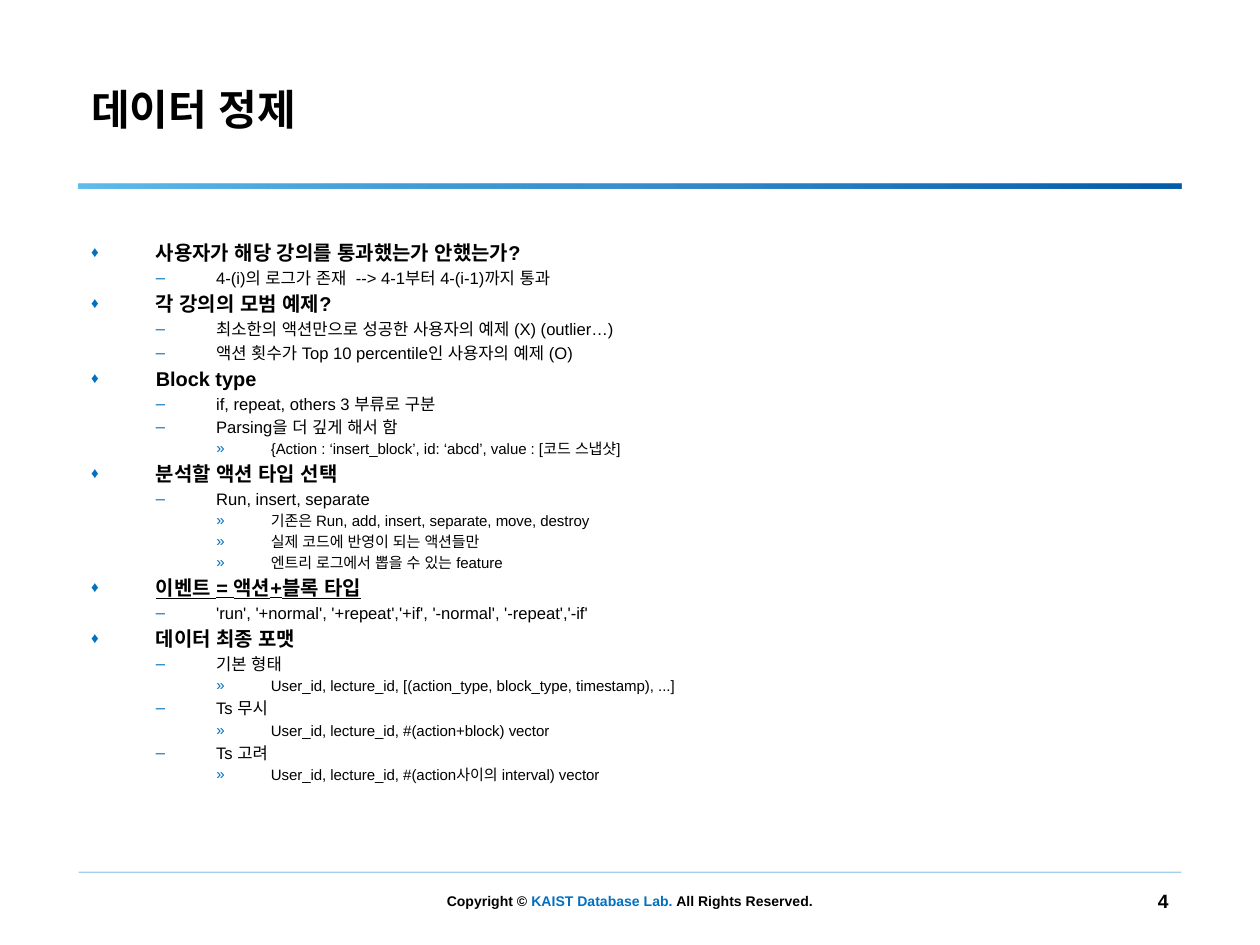
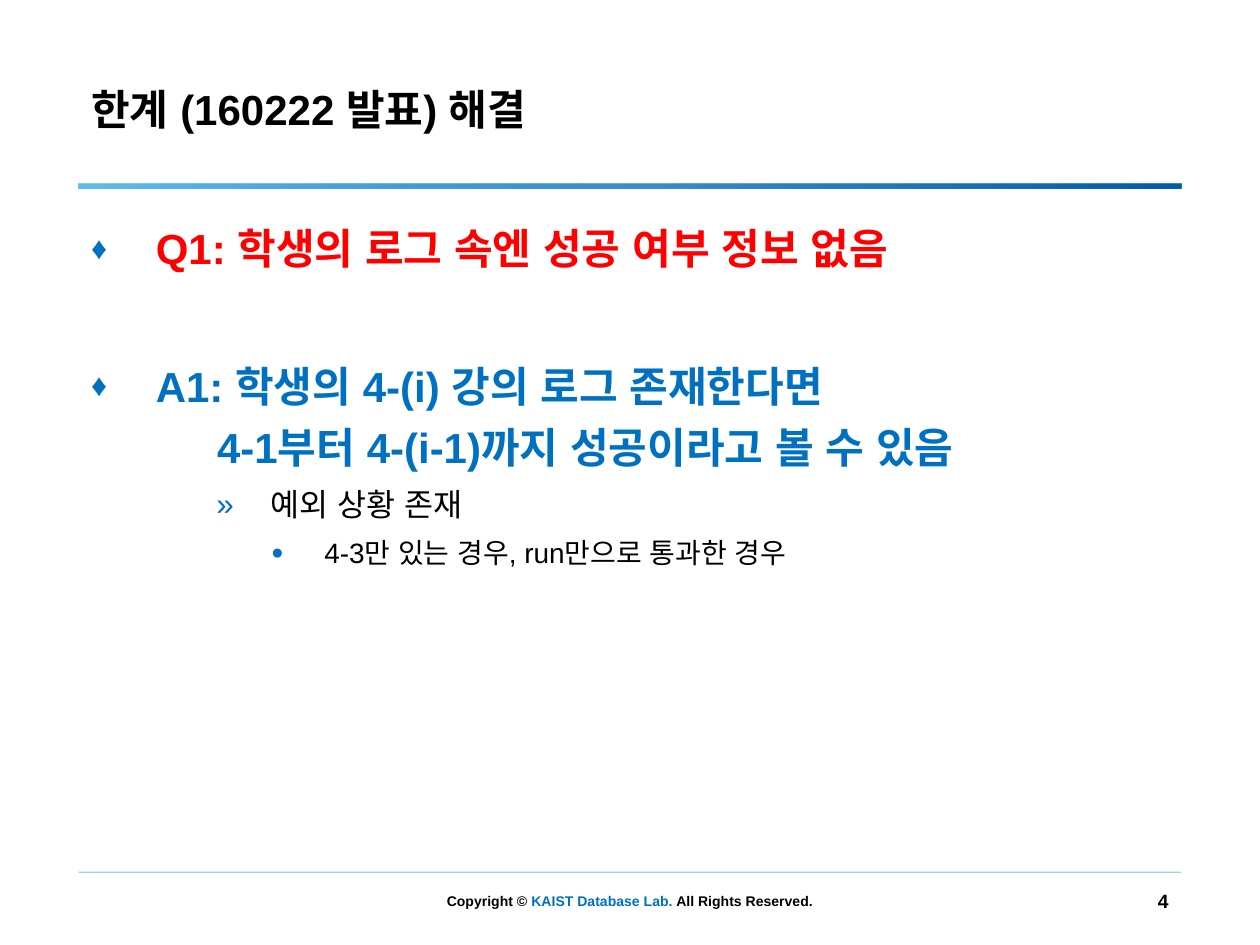
Before and after one commit to simdj/entry_log_analysis, a slide deck: slide 4 of 160322 로그분석.pptx. Drawn at 1260x945 pixels with LibreOffice and Linux fonts; fonts in the diff are those of the drawing; background and template pictures are left out. Boxes give left, top, right and bottom in pixels: in the first picture for what was removed or moved away, otherwise in the second. Text is boxed around its words. In the diff, an @@ line names an element or a change of style, - is before the commit and + after.

```diff
--- a/160322 로그분석.pptx
+++ b/160322 로그분석.pptx
@@ title at (x1=91, y1=89, x2=526, y2=134): text changed @@
-데이터 정제
+한계 (160222 발표) 해결
@@ text at (x1=156, y1=228, x2=953, y2=567): text changed; size 8.6 to 24 pt; text colour #000000 to #0070C0; bold on @@
-♦ 사용자가 해당 강의를 통과했는가 안했는가?
-  – 4-(i)의 로그가 존재 --> 4-1부터 4-(i-1)까지 통과
-♦ 각 강의의 모범 예제?
-  – 최소한의 액션만으로 성공한 사용자의 예제 (X) (outlier…)
-  – 액션 횟수가 Top 10 percentile인 사용자의 예제 (O)
-♦ Block type
-  – if, repeat, others 3 부류로 구분
-  – Parsing을 더 깊게 해서 함
-    » {Action : ‘insert_block’, id: ‘abcd’, value : [코드 스냅샷]
-♦ 분석할 액션 타입 선택
-  – Run, insert, separate
-    » 기존은 Run, add, insert, separate, move, destroy
-    » 실제 코드에 반영이 되는 액션들만
-    » 엔트리 로그에서 뽑을 수 있는 feature
-♦ 이벤트 = 액션+블록 타입
-  – 'run', '+normal', '+repeat','+if', '-normal', '-repeat','-if'
-♦ 데이터 최종 포맷
-  – 기본 형태
-    » User_id, lecture_id, [(action_type, block_type, timestamp), ...]
-  – Ts 무시
-    » User_id, lecture_id, #(action+block) vector
-  – Ts 고려
-    » User_id, lecture_id, #(action사이의 interval) vector
+♦ Q1: 학생의 로그 속엔 성공 여부 정보 없음
+♦ A1: 학생의 4-(i) 강의 로그 존재한다면
+  4-1부터 4-(i-1)까지 성공이라고 볼 수 있음
+    » 예외 상황 존재
+      ● 4-3만 있는 경우, run만으로 통과한 경우
```
Also in this commit, not shown: 6 other slides changed, 25 slides added, 5 slides removed, 14 other files.
